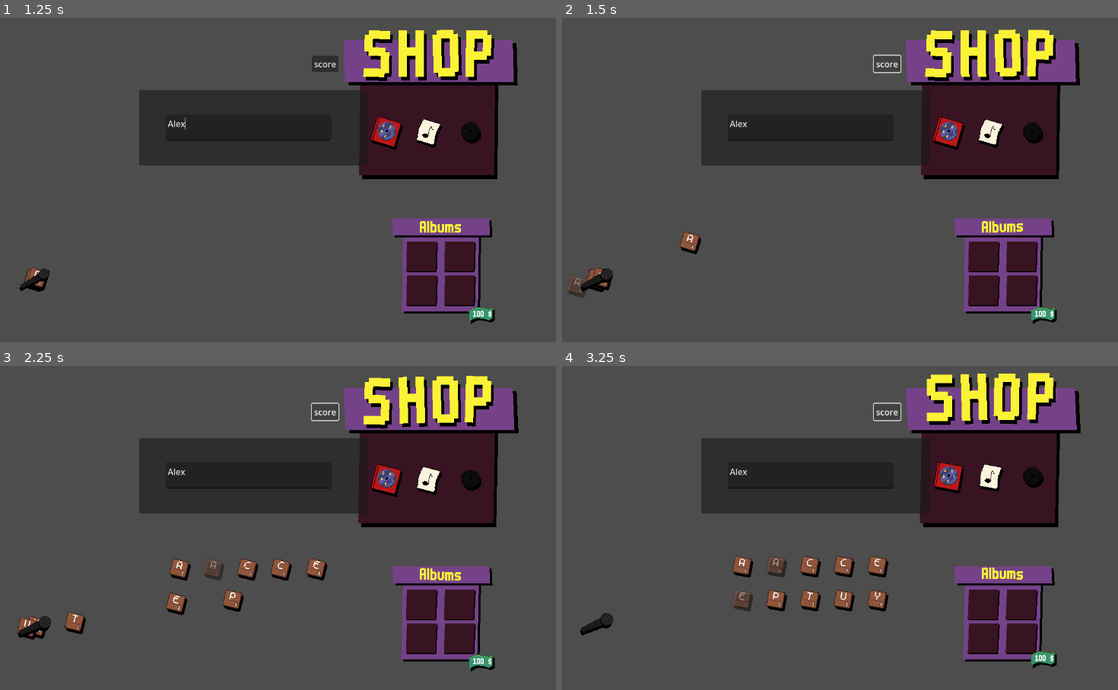
Above: before the commit, frames 1-4 (two rows, left to right).
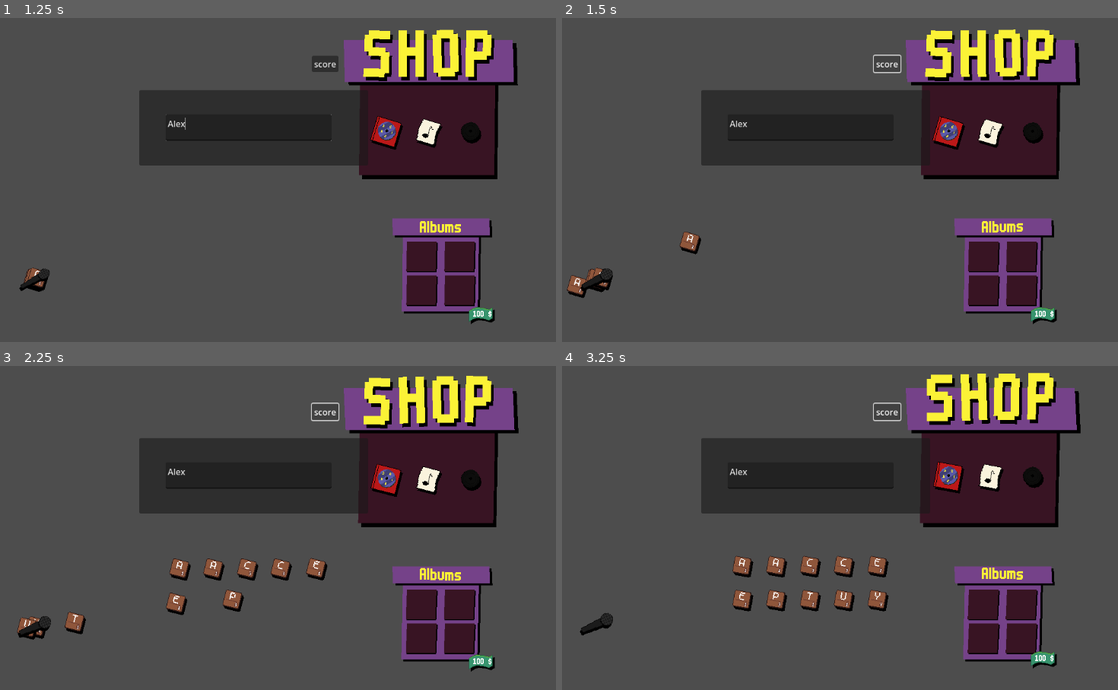
Above: after the commit, the same moments.

Repository: LiranDat/Spitandspell
Game: Godot game, scene res://scoring_test.tscn
Same seed, same stepped clock (60 frames per second), same inputs: the game is played once before the commit and once after it. This scene is started directly instead of the project's main scene.
Inputs (mouse positions are in pixels of both pictures, inside the frame that each line leads up to):
- Up to frame 1 (1.25 s): click (250, 128) at 0.52 s; type "Alex" at 0.6 s
- Up to frame 2 (1.5 s): click "score" at 1.25 s
- Up to frame 3 (2.25 s): click "score" at 2 s
- Up to frame 4 (3.25 s): click "score" at 2.75 s

Frame 1 is identical in both runs. In frame 2, 0.2% of the frame differs, in the area x 0-5%, y 79-87%; in frame 3, 0.2%; in frame 4, 0.3%, in the area x 30-41%, y 58-76%.
Error after the commit: Invalid access to property or key 'Al' on a base object of type 'Dictionary'. (res://word_test.gd:64)

Commit message:
Fix static word test bug

Diff:
--- a/scoring_test.gd
+++ b/scoring_test.gd
@@ -6,6 +6,8 @@
 	var score = 0
 	var letterScores = []
 	var letterSelection : LetterSelection = get_tree().get_first_node_in_group("LetterSelection")
+	if(!WordTest.testWord(word)):
+		return 0
 	for letterIndex in word.length():
 		var letter = word[letterIndex].to_upper()
 		var letterScore = [0,0]
@@ -18,7 +20,9 @@
 	var wordScore = await albumCase.scoreWord(word.to_upper())
 	score = wordScore[0]+wordScore[1]*score
 	printScore(word,letterScores,rawWordScore,score)
+	await get_tree().create_timer(0.5).timeout
 	letterSelection.refreshLetters()
+	return score
 	pass
 
 func printScore(word,letterScores,rawWordScore,score):
--- a/word_test.gd
+++ b/word_test.gd
@@ -2,7 +2,7 @@
 var word : String
 var letterScene = preload("res://letter.tscn")
 var letters : = []
-static var prefixTable = {}
+static var prefixTable = loadDict(PREFIXFILE)
 
 const LETTERCHARACTERS = ["a","b","c","d","e","f","g","h","i","j","k","l","m","n","o","p","q","r","s","t","u","v","w","x","y","z"]
 const WORDFILE = "res://wordlist/wordlist-20210729.txt"
